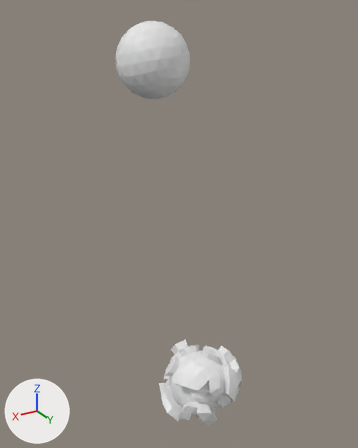
Renders of the Blender file Assets/Art/planet.blend from each side of a commit.
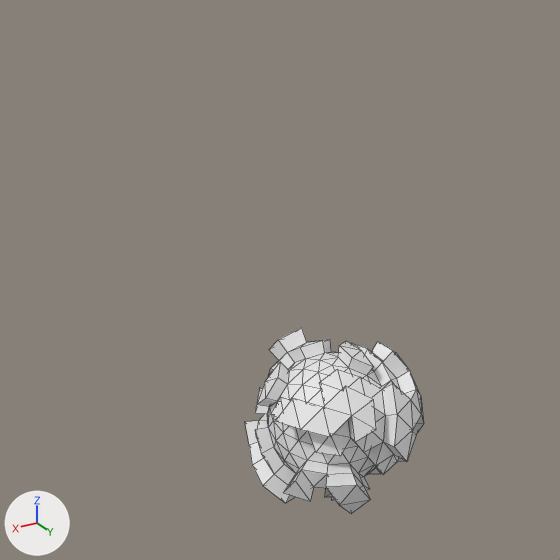
Old and new are each drawn whole from a camera (50 mm lens) standing at (7.35, 10.93, 11.33) and looking at (0.28, -0.86, 5.44) and again close up on the part from 12% to 86% of the width and 42% to 100% of the height. Lighting does not change. The marker at lower left points along +X, +Y and +Z. The close-ups show mesh edges as thin lines.
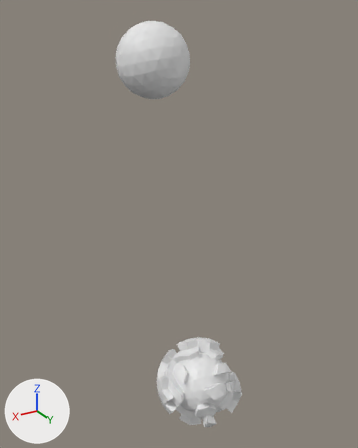
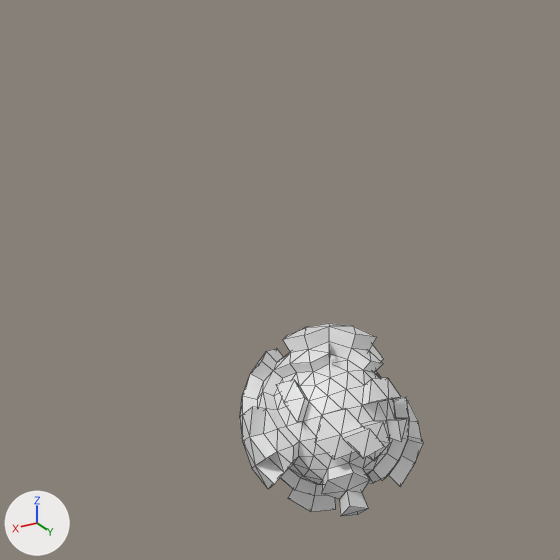
Commit message: planet blend

The edits, one by one:
Mesh me_cylinder is new.
It is a 32-sided cylinder along z spanning x -0.56..0.56, y -0.56..0.56, z 2.31..4.65.
Object 'Icosphere.002' (ob_icosphere_002) turns from (0, 0, 0) to (-347, -22, 170) degrees about x, y and z.
Object 'Cylinder' (ob_cylinder) is new; it shows me_cylinder.
Its location is (0.0, 0.0, 1.31).
Its scale is (-0.0705, -0.0705, -0.0705).

Changed parts and their boxes [x1, y1, x2, y2] in the close-ups (560 x 560 px):
'Icosphere.002', turned: before [245, 328, 424, 514]; after [240, 323, 423, 516]
